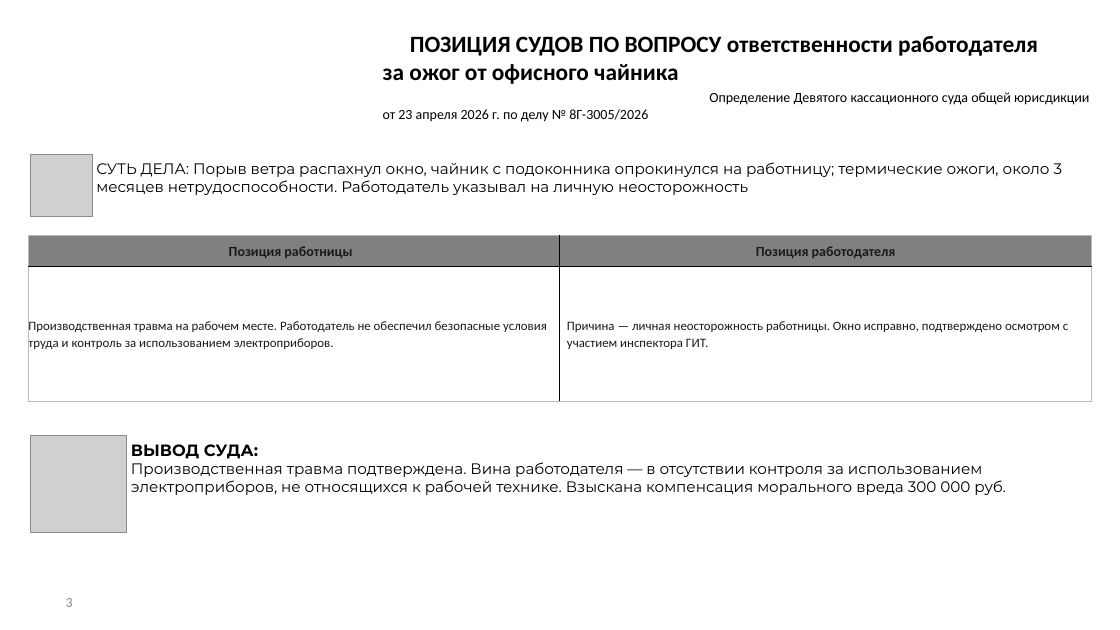
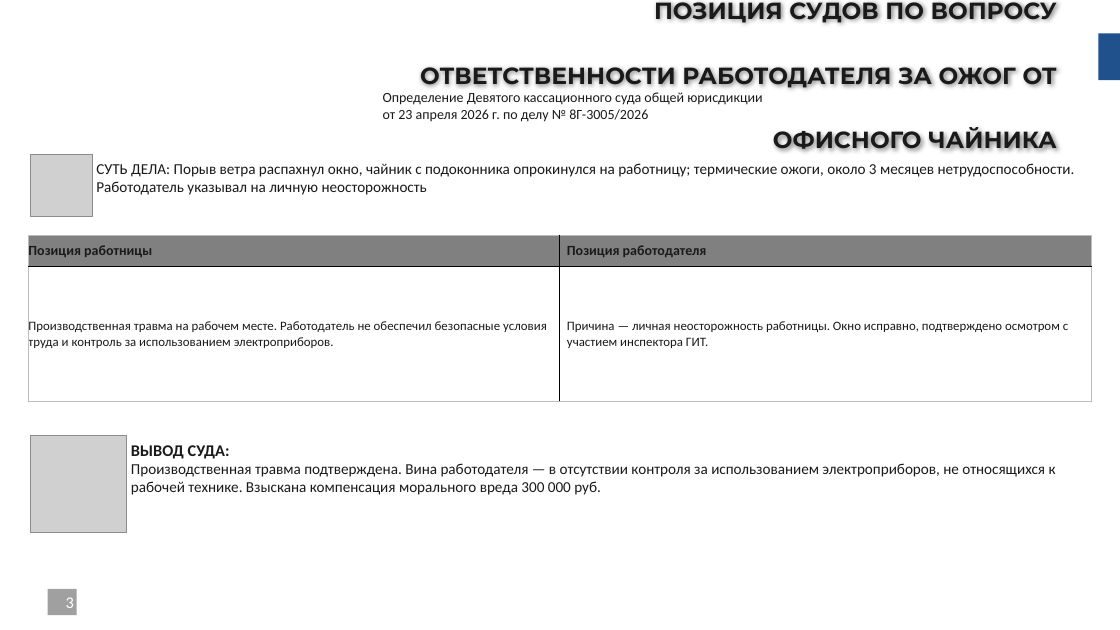
Before and after one commit to lysakalenushka-hash/-, a slide deck: slide 3 of Презентация_треш_кейсы_ОТ_желтые.pptx. Drawn at 1120x630 pixels with LibreOffice and Linux fonts; fonts in the diff are those of the drawing; grey boxes stand for pictures; background and template pictures are left out. Boxes give left, top, right and bottom in pixels: in the first picture for what was removed or moved away, otherwise in the second. Text is boxed around its words. In the diff, an @@ line names an element or a change of style, - is before the commit and + after.

```diff
--- a/Презентация_треш_кейсы_ОТ_желтые.pptx
+++ b/Презентация_треш_кейсы_ОТ_желтые.pptx
@@ title at (420,0,1057,154): text changed; font Calibri to Montserrat; text colour #000000 to #1A1A1A @@
-ПОЗИЦИЯ СУДОВ ПО ВОПРОСУ ответственности работодателя за ожог от офисного чайника
+ПОЗИЦИЯ СУДОВ ПО ВОПРОСУ ОТВЕТСТВЕННОСТИ РАБОТОДАТЕЛЯ ЗА ОЖОГ ОТ ОФИСНОГО ЧАЙНИКА
@@ rectangle added at (1099,34,1120,81), fill #21518D @@
@@ text "Определение Девятого кассационного суда общей ..." at (383,92,762,122): text colour #000000 to #1A1A1A; alignment right to left @@
@@ text "СУТЬ ДЕЛА: Порыв ветра распахнул ..." at (96,163,1075,195): font Montserrat to Calibri, text colour #000000 to #1A1A1A @@
@@ table at (29,235,1092,402) @@
@@ alignment centre to left @@
@@ line spacing 1.07 to 1 @@
@@ less space between paragraphs @@
@@ text "ВЫВОД СУДА:" at (131,445,1056,495): font Montserrat to Calibri, text colour #000000 to #1A1A1A @@
@@ rectangle added at (48,589,77,615), fill #535353 at 55% opacity @@
@@ page number at (66,597,74,608): size 12 to 14 pt, text colour #8C8C8C to #FFFFFF @@
```
Also in this commit, not shown: 7 other slides changed.
